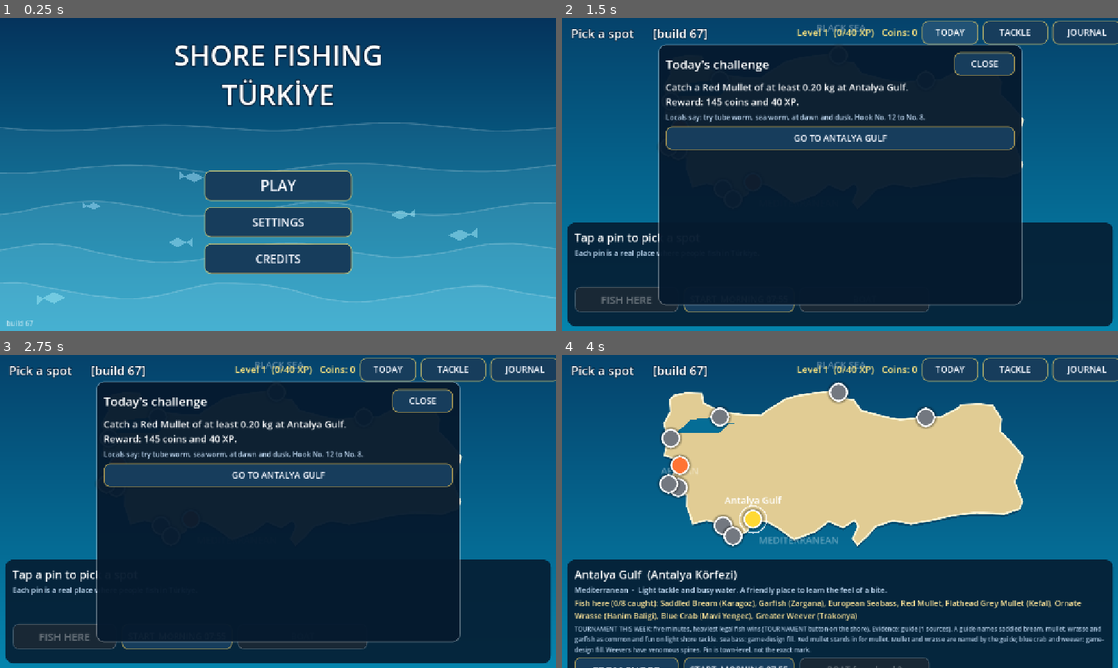
Above: before the commit, frames 1-4 (two rows, left to right).
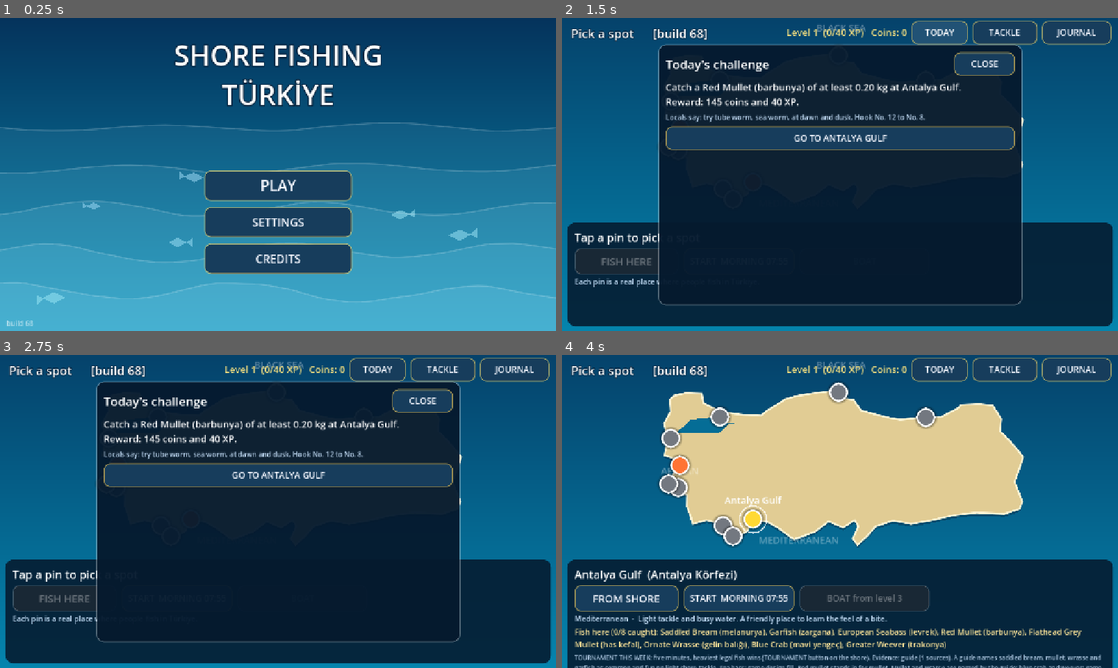
Above: after the commit, the same moments.

Repository: nextlevelcorp/godot_fishing_rpg
Game: Godot game, scene res://title_screen.tscn
Two runs of this game, one before a commit and one after it. Both use one fixed random seed, a clock stepped at 60 frames per second and the inputs below.
Inputs (mouse positions are in pixels of both pictures, inside the frame that each line leads up to):
- Up to frame 1 (0.25 s): no input
- Up to frame 2 (1.5 s): click "PLAY" at 0.5 s; click "TODAY" at 1.25 s
- Up to frame 3 (2.75 s): click (155, 417) at 2 s
- Up to frame 4 (4 s): click (678, 486) at 2.75 s; click (678, 464) at 3.5 s

The runs differ from the first frame. In frame 1, less than 0.1% of the frame differs, in the area x 5-6%, y 96-99%; in frame 2, 3.2%; in frame 3, 3.1%; in frame 4, 13%, in the area x 2-100%, y 0-100%.

Commit message:
fix: map buttons always visible, Turkish fish names everywhere, ground-tile plumbing (build 68)
Seen on a 720-tall screenshot: on the map, a long spot description pushed FISH HERE /
START / BOAT below the screen edge; the buttons now sit right under the spot title. The
top bar grows to the left so JOURNAL is not cut off by the wider themed buttons. The map's
fish list, the daily challenge and the locals' requests use the Turkish-lettered names
(lüfer, istavrit). The shore, pier, quay, bridge and town can draw painted ground tiles
from assets/art/ground when present (flat colour otherwise). tools/shots/shot.gd also
captures the title and map screens.

Co-Authored-By: Claude Opus 5.5 <noreply@anthropic.com>
Claude-Session: https://claude.ai/code/session_01HLtjWBZvxzhjVtsJywwULp

Diff:
--- a/daily.gd
+++ b/daily.gd
@@ -43,7 +43,7 @@
 	# About half of the fish of this species that bite reach this weight (median of roll_weight_kg).
 	var min_kg := maxf(snappedf(wr.x + 0.22 * (wr.y - wr.x), 0.05), 0.05)
 	return {"spot": spot_id, "spot_name": String(spot["name"]), "species": species,
-		"species_name": String(sp["name"]), "min_kg": min_kg, "coins": 120 + int(sp["base_price"])}
+		"species_name": BiomeDB.display_name(species), "min_kg": min_kg, "coins": 120 + int(sp["base_price"])}
 
 
 static func done_today() -> bool:
--- a/game_session.gd
+++ b/game_session.gd
@@ -11,7 +11,7 @@
 
 ## Shown on screen so a player can tell a fresh deploy from a page the browser cached.
 ## Bump it with every build that changes behaviour.
-const BUILD := "build 67"
+const BUILD := "build 68"
 const SAVE_PATH := "user://save.cfg"
 const SAVE_VERSION := 1
 const START_RIG := "shore_spinning_rig"
--- a/locals.gd
+++ b/locals.gd
@@ -136,7 +136,7 @@
 
 
 static func species_name(id: String) -> String:
-	return String(BiomeDB.get_species(id).get("name", id))
+	return BiomeDB.display_name(id)
 
 
 ## What the person says now: a greeting for the tier, the request, and from Friend on a secret.
--- a/shore_fishing.gd
+++ b/shore_fishing.gd
@@ -78,6 +78,7 @@
 var _idle_ui: Array[Control] = []     ## hidden during a fight (_show_fight_ui)
 var _idle_hidden := false
 var _soft_disc: Texture2D = preload("res://assets/art/ui/soft_disc.png")
+var _ground_tex: Dictionary = {}       ## painted ground tiles by name (assets/art/ground), loaded on first use
 var _hud_t := 0.0                     ## the info lines are refreshed at 4 Hz, not every frame
 var _local_idx := -1                 ## index in _crowd of the spot's named local angler (locals.gd), -1 none
 var _talk_btn: Button
@@ -213,6 +214,7 @@
 
 
 func _ready() -> void:
+	texture_repeat = CanvasItem.TEXTURE_REPEAT_ENABLED     # painted ground tiles repeat
 	_rng.randomize()
 	_lamp_noise.noise_type = FastNoiseLite.TYPE_PERLIN
 	InputDefaults.ensure_all()
@@ -2522,9 +2524,10 @@
 	draw_rect(Rect2(r.position + Vector2(8.0, 10.0), r.size), Color(0.0, 0.05, 0.1, 0.25))
 	draw_rect(r, Color(0.56, 0.41, 0.27))
 	var y := r.position.y
-	while y < r.end.y:
-		draw_line(Vector2(r.position.x, y), Vector2(r.end.x, y), Color(0.42, 0.30, 0.19), 2.0)
-		y += 16.0
+	if not _tiled("planks", r, Color(0.56, 0.41, 0.27)):
+		while y < r.end.y:
+			draw_line(Vector2(r.position.x, y), Vector2(r.end.x, y), Color(0.42, 0.30, 0.19), 2.0)
+			y += 16.0
 	y = r.position.y + 6.0
 	while y < -10.0:
 		for px in [r.position.x - 3.0, r.end.x + 3.0]:
@@ -2554,6 +2557,34 @@
 ## this are off screen and are not drawn (the world is 8000 px wide, the screen about 1200).
 func _view_half() -> float:
 	return get_viewport_rect().size.x * 0.5 / maxf(_cam.zoom.x, 0.1) + 100.0
+
+
+## A painted ground tile (assets/art/ground/<name>.png), or null if it is missing.
+func _ground(tile: String) -> Texture2D:
+	if not _ground_tex.has(tile):
+		var path := "res://assets/art/ground/%s.png" % tile
+		_ground_tex[tile] = load(path) as Texture2D if ResourceLoader.exists(path) else null
+	return _ground_tex[tile]
+
+
+## Fills rect with a repeating painted ground tile tinted toward `base`, only where the camera looks.
+## The tiles are mid-grey-warm (about 0.65 luminance), so the tint is lifted to keep the spot's colour.
+## The drawn rect starts on the tile grid, so the texture stays put while the camera moves.
+## Returns false when the tile is missing, so the caller can draw its flat colour instead.
+func _tiled(tile: String, rect: Rect2, base: Color) -> bool:
+	var tex := _ground(tile)
+	if tex == null:
+		return false
+	var half := _view_half()
+	var x0 := maxf(rect.position.x, _cam.position.x - half)
+	var x1 := minf(rect.end.x, _cam.position.x + half)
+	if x1 <= x0:
+		return true
+	var ts := float(tex.get_width())
+	var ax := maxf(floorf(x0 / ts) * ts, rect.position.x)
+	var tint := Color(base.r / 0.65, base.g / 0.65, base.b / 0.65, base.a)
+	draw_texture_rect(tex, Rect2(ax, rect.position.y, x1 - ax, rect.size.y), true, tint)
+	return true
 
 
 func _draw_sparkles() -> void:
@@ -2585,6 +2616,7 @@
 
 	if kind == "bridge":
 		draw_rect(Rect2(-w, 0.0, w * 2.0, 120.0), base)
+		_tiled("concrete", Rect2(-w, 10.0, w * 2.0, 102.0), base)
 		draw_rect(Rect2(-w, 0.0, w * 2.0, 10.0), base.darkened(0.35))
 		draw_rect(Rect2(-w, 112.0, w * 2.0, 8.0), base.lightened(0.18))
 		draw_rect(Rect2(-w, 40.0, w * 2.0, 4.0), base.lightened(0.08))
@@ -2596,6 +2628,7 @@
 			lx += 240.0
 	elif kind == "harbor":
 		draw_rect(Rect2(-w, 0.0, w * 2.0, 150.0), base)
+		_tiled("cobble", Rect2(-w, 8.0, w * 2.0, 142.0), base)
 		draw_rect(Rect2(-w, 0.0, w * 2.0, 8.0), base.darkened(0.4))
 		var bx := -HALF_WIDTH + 200.0
 		while bx <= HALF_WIDTH - 200.0:
@@ -2613,6 +2646,7 @@
 		poly.append(Vector2(w, 300.0))
 		poly.append(Vector2(-w, 300.0))
 		draw_colored_polygon(poly, base)
+		_tiled("sand", Rect2(-w, 14.0, w * 2.0, 286.0), base)
 		var wet := PackedVector2Array()
 		for p in _edge_pts:
 			wet.append(p + Vector2(0.0, 12.0))
@@ -2622,7 +2656,8 @@
 				draw_circle(Vector2(pb.x, pb.y), pb.z, base.darkened(0.25))
 		_draw_foam()
 	else:
-		draw_rect(Rect2(-w, 40.0, w * 2.0, 260.0), base.darkened(0.2))
+		if not _tiled("pebbles", Rect2(-w, 40.0, w * 2.0, 260.0), base.darkened(0.2)):
+			draw_rect(Rect2(-w, 40.0, w * 2.0, 260.0), base.darkened(0.2))
 		_draw_foam()                   # under the rocks: the surf breaks against them, not across them
 		for rock: Dictionary in _rocks:
 			var rc0: Vector2 = rock["c"]
--- a/shore_world.gd
+++ b/shore_world.gd
@@ -89,6 +89,7 @@
 
 func _ready() -> void:
 	_static = Node2D.new()
+	_static.texture_repeat = CanvasItem.TEXTURE_REPEAT_ENABLED      # painted ground tiles repeat
 	_static.draw.connect(_draw_static)
 	add_child(_static)
 	_dyn = Node2D.new()
@@ -276,11 +277,20 @@
 	var ground: Color = _pal["ground"]
 	var path: Color = _pal["path"]
 	_static.draw_rect(Rect2(-HALF - 200.0, _town_y0, HALF * 2.0 + 400.0, 1100.0), ground)
+	# Painted tiles (assets/art/ground) tinted to the spot's palette; flat colour if they are missing.
+	# Drawn once: this node only redraws when the scene starts.
+	var grass := _tile("grass")
+	if grass != null:
+		_static.draw_texture_rect(grass, Rect2(-HALF - 256.0, _town_y0 + 56.0, HALF * 2.0 + 512.0, 1044.0), true, _lift(ground))
 	_static.draw_rect(Rect2(-HALF - 200.0, _town_y0, HALF * 2.0 + 400.0, 56.0), path)
-	var tx := -HALF - 200.0
-	while tx < HALF + 200.0:
-		_static.draw_line(Vector2(tx, _town_y0), Vector2(tx, _town_y0 + 56.0), path.darkened(0.08), 1.0)
-		tx += 40.0
+	var cob := _tile("cobble")
+	if cob != null:
+		_static.draw_texture_rect(cob, Rect2(-HALF - 256.0, _town_y0, HALF * 2.0 + 512.0, 56.0), true, _lift(path))
+	else:
+		var tx := -HALF - 200.0
+		while tx < HALF + 200.0:
+			_static.draw_line(Vector2(tx, _town_y0), Vector2(tx, _town_y0 + 56.0), path.darkened(0.08), 1.0)
+			tx += 40.0
 	_static.draw_line(Vector2(-HALF - 200.0, _town_y0 + 56.0), Vector2(HALF + 200.0, _town_y0 + 56.0), path.darkened(0.2), 3.0)
 	for b in _benches:
 		_static.draw_rect(Rect2(b + Vector2(3.0, 4.0), Vector2(46.0, 12.0)), Color(0.0, 0.0, 0.0, 0.2))
@@ -297,6 +307,16 @@
 		_static.draw_line(l, l + Vector2(0.0, -38.0), trim.darkened(0.4), 3.0)
 		_static.draw_rect(Rect2(l + Vector2(-5.0, -48.0), Vector2(10.0, 11.0)), trim.darkened(0.3))
 		_static.draw_rect(Rect2(l + Vector2(-3.0, -46.0), Vector2(6.0, 7.0)), Color(1.0, 0.95, 0.75))
+
+
+static func _tile(tile: String) -> Texture2D:
+	var path := "res://assets/art/ground/%s.png" % tile
+	return load(path) as Texture2D if ResourceLoader.exists(path) else null
+
+
+## The tiles average about 0.65 luminance: lift the tint so the result keeps the palette colour.
+static func _lift(c: Color) -> Color:
+	return Color(c.r / 0.65, c.g / 0.65, c.b / 0.65, c.a)
 
 
 func _draw_building(bd: Dictionary) -> void:
--- a/tools/shots/shot.gd
+++ b/tools/shots/shot.gd
@@ -13,6 +13,7 @@
 var _species := "bluefish"
 var _params := {}          ## water shader overrides, "p:name=value" on the command line
 var _shore_only := false
+var _other := ""           ## scene=title|map: just that screen
 
 
 func _initialize() -> void:
@@ -27,6 +28,7 @@
 			"hour": _hour = float(kv[1])
 			"fish": _species = kv[1]
 			"shore_only": _shore_only = kv[1] == "1"
+			"scene": _other = kv[1]
 			_:
 				if kv[0].begins_with("p:"):
 					_params[kv[0].substr(2)] = float(kv[1])
@@ -35,12 +37,23 @@
 	GameSession.test_tools = true
 	GameSession.spot_id = spot
 	GameSession.mode = "shore"
-	_scene = (load("res://shore_fishing.tscn") as PackedScene).instantiate()
+	var path := "res://shore_fishing.tscn"
+	if _other != "":
+		path = "res://title_screen.tscn" if _other == "title" else "res://turkey_map.tscn"
+	_scene = (load(path) as PackedScene).instantiate()
 	root.add_child(_scene)
 
 
 func _process(_delta: float) -> bool:
 	_frame += 1
+	if _other != "":
+		if _frame == 60:
+			if _other == "map" and _scene.has_method("_select"):
+				_scene.call("_select", "canakkale_kordon")
+		if _frame == 90:
+			_save(_other)
+			quit(0)
+		return false
 	match _frame:
 		3:
 			var w: Node = _scene.get("_world")
--- a/turkey_map.gd
+++ b/turkey_map.gd
@@ -125,6 +125,7 @@
 	bar.offset_top = 6.0
 	bar.offset_bottom = 60.0
 	bar.alignment = BoxContainer.ALIGNMENT_END
+	bar.grow_horizontal = Control.GROW_DIRECTION_BEGIN     # wider buttons push left, never off the right edge
 	bar.add_theme_constant_override("separation", 10)
 	add_child(bar)
 	_coins_label = _make_label(bar, 22, Color(1.0, 0.9, 0.5))
@@ -182,15 +183,16 @@
 	_panel.add_child(box)
 
 	_title = _make_label(box, 26, Color.WHITE)
+	# The buttons come right under the title, so a long spot description can never push them off
+	# the bottom of the screen (seen on a 720-tall screenshot, build 67).
+	var row := HBoxContainer.new()
+	row.add_theme_constant_override("separation", 12)
+	box.add_child(row)
 	_sub = _make_label(box, 17, Color(0.8, 0.9, 1.0))
 	_fish_label = _make_label(box, 18, Color(1.0, 0.9, 0.6))
 	_note_label = _make_label(box, 14, Color(0.7, 0.8, 0.9))
 	_title.text = "Tap a pin to pick a spot"
 	_sub.text = "Each pin is a real place where people fish in Türkiye."
-
-	var row := HBoxContainer.new()
-	row.add_theme_constant_override("separation", 12)
-	box.add_child(row)
 
 	_go_button = Button.new()
 	_go_button.text = "FISH HERE"
@@ -298,7 +300,7 @@
 	_sub.text = "%s  -  %s" % [s["region"], s["blurb"]]
 	var names: Array[String] = []
 	for sid: String in s["species"]:
-		names.append(String(BiomeDB.get_species(sid).get("name", sid)))
+		names.append(BiomeDB.display_name(sid))
 	var ids: Array = s["species"]
 	_fish_label.text = "Fish here (%d/%d caught): %s" % [_caught_count(ids), ids.size(), ", ".join(names)]
 	_note_label.text = "Evidence: %s (%d sources). %s Pin is town-level, not the exact mark." % [s["evidence"], s["sources"].size(), s["species_note"]]
